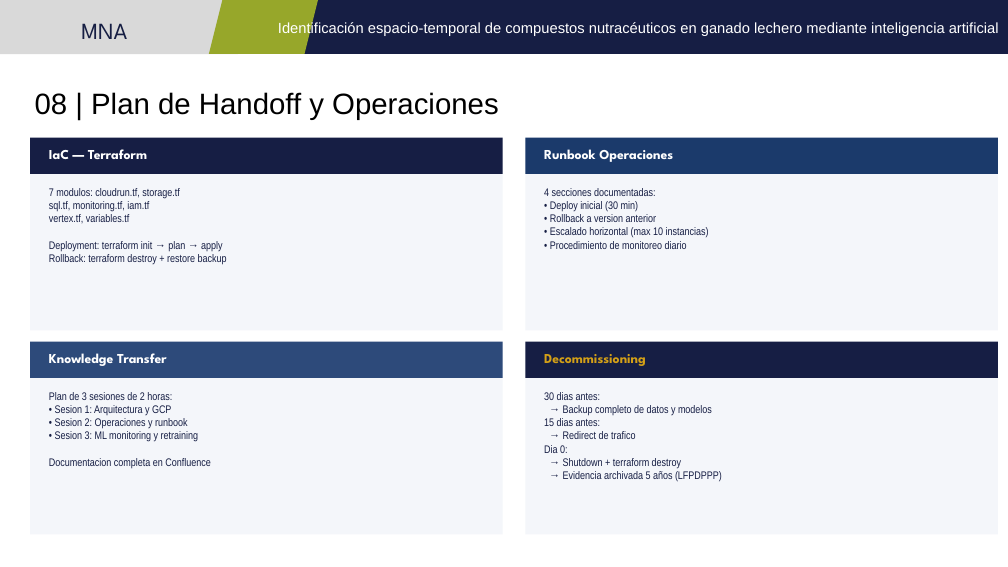
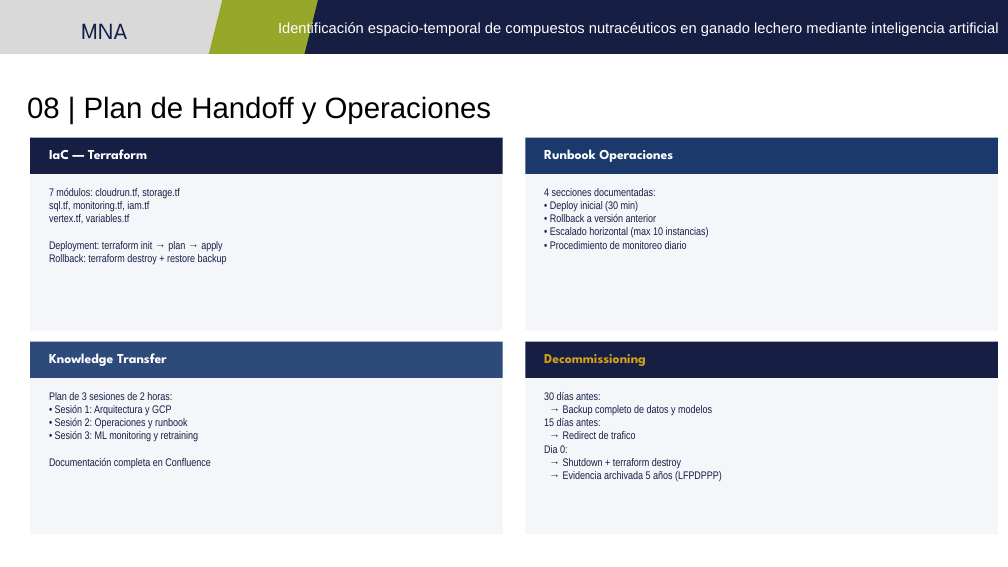
Before and after one commit to jperezg86/ml-nutraceuticos-ganado-lechero, a slide deck: slide 11 of docs/Presentacion_E6_v3_FINAL_Equipo48.pptx. Drawn at 1008x567 pixels with LibreOffice and Linux fonts; fonts in the diff are those of the drawing. Boxes give left, top, right and bottom in pixels: in the first picture for what was removed or moved away, otherwise in the second. Text is boxed around its words. In the diff, an @@ line names an element or a change of style, - is before the commit and + after.

```diff
--- a/docs/Presentacion_E6_v3_FINAL_Equipo48.pptx
+++ b/docs/Presentacion_E6_v3_FINAL_Equipo48.pptx
@@ title "08 | Plan de Handoff ...": place and size @@
-title "08 | Plan de Handoff ..." at (35,92,499,120)
+title "08 | Plan de Handoff ..." at (27,96,492,124)
@@ text at (550,214,656,222): text changed @@
-• Rollback a version anterior
+• Rollback a versión anterior
@@ text at (49,405,210,468): text changed @@
-• Sesion 1: Arquitectura y GCP
-• Sesion 2: Operaciones y runbook
-• Sesion 3: ML monitoring y retraining
-Documentacion completa en Confluence
+• Sesión 1: Arquitectura y GCP
+• Sesión 2: Operaciones y runbook
+• Sesión 3: ML monitoring y retraining
+Documentación completa en Confluence
@@ text at (544,392,601,400): text changed @@
-30 dias antes:
+30 días antes:
@@ text at (544,418,601,426): text changed @@
-15 dias antes:
+15 días antes:
```
Also in this commit, not shown: 16 other slides changed.
